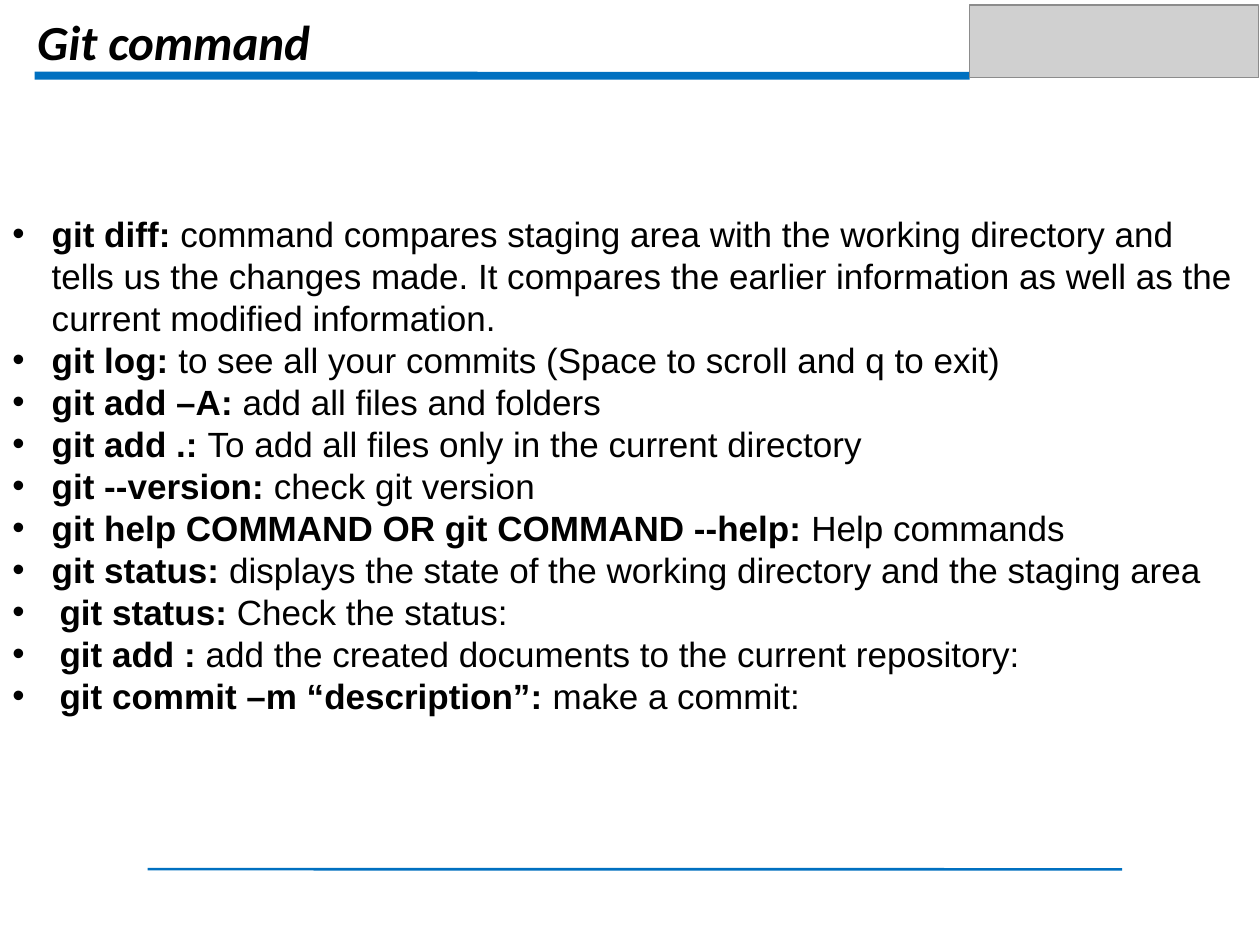
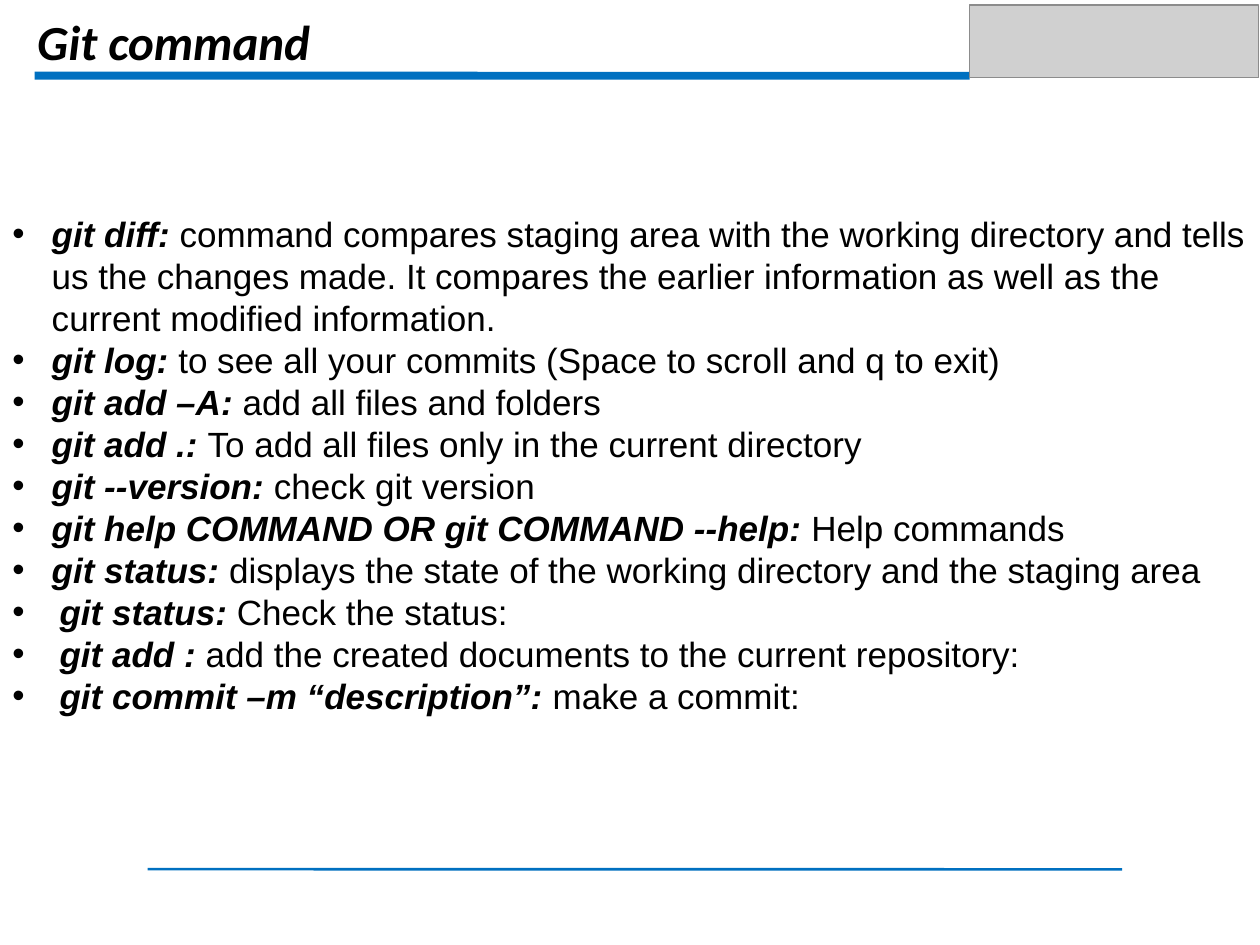
Before and after one commit to ChengtaoJi/SURF2022, a slide deck: slide 5 of Presentation/JiChengtao/GitHubTutorial.ppt. Drawn at 1260x945 pixels with LibreOffice and Linux fonts; fonts in the diff are those of the drawing; grey boxes stand for pictures. Boxes give left, top, right and bottom in pixels: in the first picture for what was removed or moved away, otherwise in the second. Text is boxed around its words. In the diff, an @@ line names an element or a change of style, - is before the commit and + after.

```diff
--- a/Presentation/JiChengtao/GitHubTutorial.ppt
+++ b/Presentation/JiChengtao/GitHubTutorial.ppt
@@ text "git diff: command compares staging ..." at (52,221,1244,716): italic on in "git diff:", "git log:", "git add –A:", "git add .:" and 6 more places @@
```
Also in this commit, not shown: 3 other slides changed, 5 other files.
